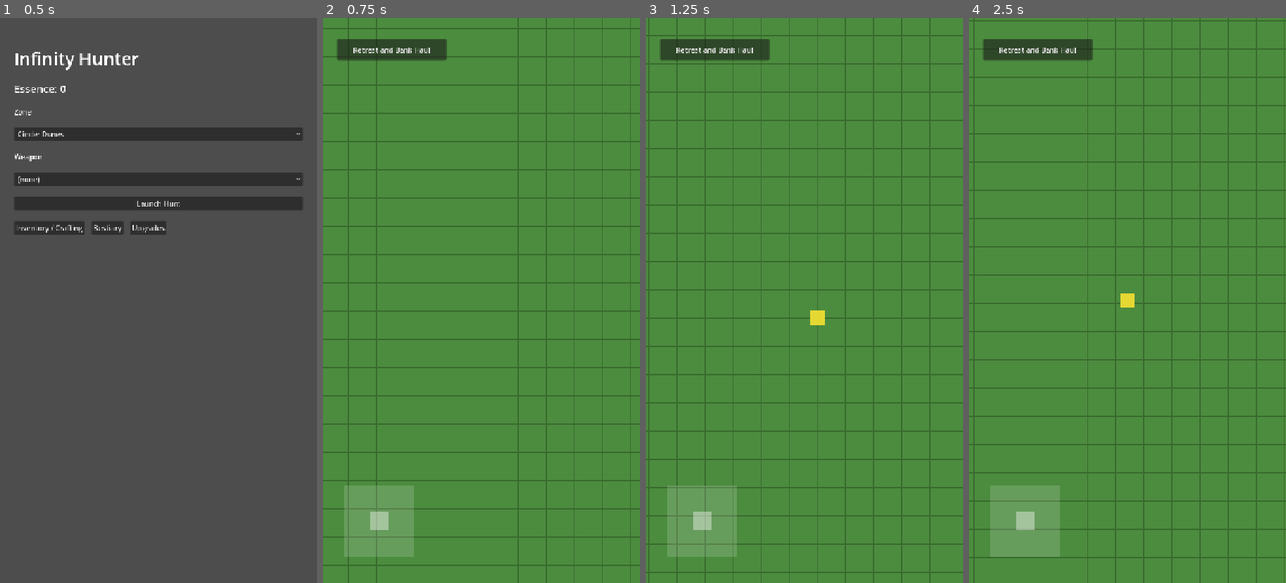
Above: before the commit, frames 1-4 (left to right).
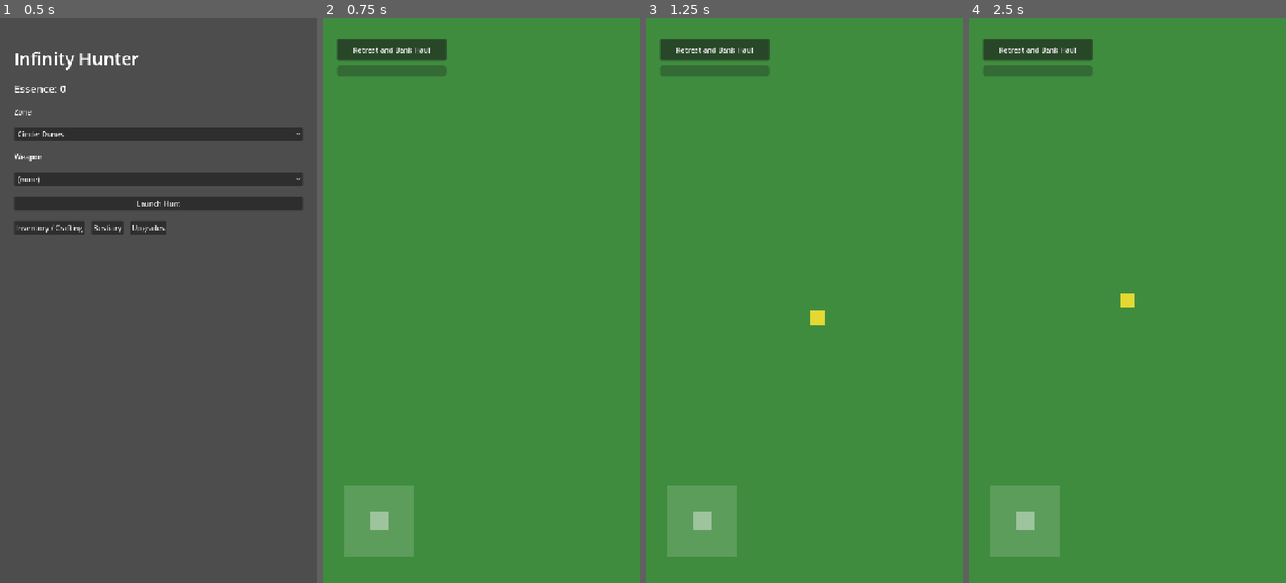
Above: after the commit, the same moments.

Repository: taigamura/infinity-hunter
Game: Godot game, scene res://src/ui/launch/launch_screen.tscn
The game is run twice, just before and just after one commit, with the same random seed, the same clock (stepped at 60 frames per second) and the same inputs.
Inputs (mouse positions are in pixels of both pictures, inside the frame that each line leads up to):
- Up to frame 1 (0.5 s): no input
- Up to frame 2 (0.75 s): click "Launch Hunt" at 0.5 s
- Up to frame 3 (1.25 s): no input
- Up to frame 4 (2.5 s): drag from (1026, 520) to (1159, 176) at 1.27 s; drag from (1064, 328) to (1111, 413) at 2.02 s

Frame 1 is identical in both runs. In frame 2, 7.8% of the frame differs, in the area x 0-100%, y 0-100%; in frame 3, 9.3%; in frame 4, 8.9%.

Commit message:
Wire encounter gauge into overworld: tier-under-character ticks EncounterSystem + HUD (#20)
Verdant Fields now paints real danger tiers (center-safe, edge-dangerous via
OverworldTierLayout) instead of a uniform map. Each walking frame reads the
tier under the character, ticks EncounterSystem, and updates a gauge
ProgressBar; on fire it band-picks a monster and stashes it as
GameState.pending_monster (stub hand-off; combat overlay lands in #21).

Diff:
--- /dev/null
+++ b/src/systems/overworld_tier_layout.gd
@@ -0,0 +1,27 @@
+# OverworldTierLayout — pure placement logic for the Verdant Fields vertical
+# slice (issue #20): buckets a tilemap cell into a danger tier id by distance
+# from the map center (center = safest/lowest tier, edges = most dangerous),
+# so EncounterSystem sees a real spread of tiers to tick against instead of a
+# uniform map. No scene/Node dependency, so it is headless-testable like
+# EncounterSystem/NodeMap.
+class_name OverworldTierLayout
+extends RefCounted
+
+const CORNER_DIST := sqrt(2.0)
+
+# Returns the tier id (from `sorted_tier_ids`, ascending by danger) that
+# `cell` falls into, given a `map_cols` x `map_rows` grid. Falls back to 0
+# when `sorted_tier_ids` is empty.
+static func tier_for_cell(cell: Vector2i, map_cols: int, map_rows: int, sorted_tier_ids: Array) -> int:
+	if sorted_tier_ids.is_empty():
+		return 0
+
+	var center := Vector2(map_cols, map_rows) / 2.0
+	var nx := (cell.x + 0.5 - center.x) / center.x
+	var ny := (cell.y + 0.5 - center.y) / center.y
+	var dist := sqrt(nx * nx + ny * ny)
+	var normalized := clampf(dist / CORNER_DIST, 0.0, 1.0)
+
+	var bucket := int(normalized * sorted_tier_ids.size())
+	bucket = clampi(bucket, 0, sorted_tier_ids.size() - 1)
+	return sorted_tier_ids[bucket]
--- a/src/ui/game_state.gd
+++ b/src/ui/game_state.gd
@@ -12,6 +12,7 @@
 var zones: Dictionary = {} # id -> ZoneDef
 var companions: Dictionary = {} # id -> CompanionDef
 var materials: Dictionary = {} # id -> MaterialDef
+var tier_tables: Dictionary = {} # zone_id -> TierTableDef
 
 var save_state: Dictionary = {}
 var inventory: Inventory
@@ -34,6 +35,7 @@
 	zones = _load_dir("res://data/zones", ZoneDef.from_dict)
 	companions = _load_dir("res://data/companions", CompanionDef.from_dict)
 	materials = _load_dir("res://data/materials", MaterialDef.from_dict)
+	tier_tables = _load_dir("res://data/tiers", TierTableDef.from_dict)
 
 func _load_dir(path: String, from_dict_fn: Callable) -> Dictionary:
 	var result := DataLoader.load_directory(path, from_dict_fn)
--- a/src/ui/overworld/overworld_screen.gd
+++ b/src/ui/overworld/overworld_screen.gd
@@ -1,14 +1,17 @@
-# OverworldScreen — walkable Verdant Fields: a TileMap for the zone, a
-# character body driven by joystick + keyboard input (OverworldMovement), and
-# a following Camera2D. Retreat banks the run via the existing
-# RunState.retreat() -> GameState.settle_run path and returns to launch, same
-# as the old node-map. No encounters/combat yet (issue #19); the gauge-driven
-# encounter overlay lands in a later slice without touching this scene's
-# movement/retreat wiring.
+# OverworldScreen — walkable Verdant Fields: a TileMap painted with danger
+# tiers (OverworldTierLayout), a character body driven by joystick + keyboard
+# input (OverworldMovement), a following Camera2D, and the encounter gauge
+# HUD. Every physics frame reads the tier under the character, ticks
+# EncounterSystem, and updates the gauge bar; on fire it band-picks a monster
+# via EncounterSystem.pick_monster (issue #20 — stub hand-off only, combat
+# overlay lands in #21). Retreat still banks the run via the existing
+# RunState.retreat() -> GameState.settle_run path and returns to launch.
 extends Node2D
 
 const OverworldMovement = preload("res://src/systems/overworld_movement.gd")
 const OverworldTileset = preload("res://src/ui/overworld/overworld_tileset.gd")
+const OverworldTierLayout = preload("res://src/systems/overworld_tier_layout.gd")
+const EncounterSystem = preload("res://src/systems/encounter_system.gd")
 
 const TILE_SIZE := 64
 const MAP_COLS := 30
@@ -20,8 +23,13 @@
 @onready var camera: Camera2D = %Camera
 @onready var joystick: Control = %Joystick
 @onready var retreat_button: Button = %RetreatButton
+@onready var gauge_bar: ProgressBar = %GaugeBar
 
 var _map_size: Vector2
+var _tier_ids: Array = [0]
+var _tier_table: TierTableDef = null
+var _gauge := 0.0
+var _rng := RandomNumberGenerator.new()
 
 func _ready() -> void:
 	var run: RunState = GameState.current_run
@@ -29,6 +37,8 @@
 		get_tree().change_scene_to_file("res://src/ui/launch/launch_screen.tscn")
 		return
 
+	_rng.randomize()
+	_tier_table = GameState.tier_tables.get(run.zone_id)
 	_build_tilemap()
 	_build_character_sprite()
 	_map_size = Vector2(MAP_COLS * TILE_SIZE, MAP_ROWS * TILE_SIZE)
@@ -38,12 +48,22 @@
 	camera.limit_right = int(_map_size.x)
 	camera.limit_bottom = int(_map_size.y)
 	retreat_button.pressed.connect(_on_retreat_pressed)
+	gauge_bar.min_value = 0.0
+	gauge_bar.max_value = EncounterSystem.GAUGE_THRESHOLD
+	gauge_bar.value = 0.0
 
 func _build_tilemap() -> void:
-	tile_map.tile_set = OverworldTileset.build(TILE_SIZE)
+	if _tier_table != null:
+		_tier_ids = _tier_table.tiers.keys().map(func(k): return int(k))
+		_tier_ids.sort()
+	else:
+		_tier_ids = [0]
+	tile_map.tile_set = OverworldTileset.build(TILE_SIZE, _tier_ids)
 	for x in range(MAP_COLS):
 		for y in range(MAP_ROWS):
-			tile_map.set_cell(0, Vector2i(x, y), 0, Vector2i.ZERO)
+			var cell := Vector2i(x, y)
+			var tier_id := OverworldTierLayout.tier_for_cell(cell, MAP_COLS, MAP_ROWS, _tier_ids)
+			tile_map.set_cell(0, cell, tier_id, Vector2i.ZERO)
 
 # Placeholder programmer-art marker (solid square) so the character reads
 # against the tilemap without a hand-authored sprite asset.
@@ -59,6 +79,26 @@
 	var joystick_vector: Vector2 = joystick.output_vector if joystick != null else Vector2.ZERO
 	var direction := OverworldMovement.combine_input(keyboard_vector, joystick_vector)
 	character.position = OverworldMovement.step(character.position, direction, delta, _map_size)
+	if direction != Vector2.ZERO:
+		_tick_encounter()
+
+func _tick_encounter() -> void:
+	var cell := tile_map.local_to_map(character.position)
+	var tier_id := tile_map.get_cell_source_id(0, cell)
+	var tier_params: Dictionary = _tier_table.tier_params(tier_id) if _tier_table != null else {}
+
+	var result := EncounterSystem.tick(tier_params, _gauge, _rng)
+	_gauge = result["gauge"]
+	gauge_bar.value = _gauge
+
+	if result["fired"]:
+		var run: RunState = GameState.current_run
+		var zone: ZoneDef = GameState.zones.get(run.zone_id)
+		var monster_id := EncounterSystem.pick_monster(zone, tier_params, GameState.monsters, _rng)
+		if monster_id != "":
+			GameState.pending_monster = GameState.monsters[monster_id]
+			GameState.mark_bestiary_seen(monster_id)
+			print("Overworld encounter fired: ", monster_id)
 
 func _on_retreat_pressed() -> void:
 	var run: RunState = GameState.current_run
--- a/src/ui/overworld/overworld_screen.tscn
+++ b/src/ui/overworld/overworld_screen.tscn
@@ -36,6 +36,14 @@
 offset_bottom = 96.0
 text = "Retreat and Bank Haul"
 
+[node name="GaugeBar" type="ProgressBar" parent="UI"]
+unique_name_in_owner = true
+offset_left = 32.0
+offset_top = 108.0
+offset_right = 280.0
+offset_bottom = 132.0
+show_percentage = false
+
 [node name="Joystick" type="Control" parent="UI"]
 unique_name_in_owner = true
 anchors_preset = 2
--- a/src/ui/overworld/overworld_tileset.gd
+++ b/src/ui/overworld/overworld_tileset.gd
@@ -1,21 +1,28 @@
-# OverworldTileset — builds a single-tile placeholder TileSet at runtime from
-# assets/sprites/placeholder_tile.png (regenerate via
-# scripts/gen_placeholder_tile.gd), same "load a proxy texture, assemble the
-# resource in code" pattern as MonsterSpriteSheet. Swapping a real tileset PNG
-# in at that path needs no code change. Manual-verify only (rendering).
+# OverworldTileset — builds a placeholder TileSet at runtime, one solid-color
+# procedural tile per danger tier (green -> red as tier id rises), same
+# "assemble the resource in code" pattern as MonsterSpriteSheet. The atlas
+# source id IS the tier id, so the scene can read the tier under the
+# character straight off TileMap.get_cell_source_id with no separate lookup
+# table. Manual-verify only (rendering).
 class_name OverworldTileset
 extends RefCounted
 
-const PLACEHOLDER_PATH := "res://assets/sprites/placeholder_tile.png"
-
-static func build(tile_size: int) -> TileSet:
-	var texture := load(PLACEHOLDER_PATH) as Texture2D
+static func build(tile_size: int, tier_ids: Array) -> TileSet:
 	var tile_set := TileSet.new()
 	tile_set.tile_size = Vector2i(tile_size, tile_size)
 
-	var source := TileSetAtlasSource.new()
-	source.texture = texture
-	source.texture_region_size = Vector2i(tile_size, tile_size)
-	source.create_tile(Vector2i.ZERO)
-	tile_set.add_source(source, 0)
+	for i in range(tier_ids.size()):
+		var tier_id: int = tier_ids[i]
+		var source := TileSetAtlasSource.new()
+		source.texture = _tier_texture(tile_size, i, tier_ids.size())
+		source.texture_region_size = Vector2i(tile_size, tile_size)
+		source.create_tile(Vector2i.ZERO)
+		tile_set.add_source(source, tier_id)
 	return tile_set
+
+static func _tier_texture(tile_size: int, index: int, tier_count: int) -> ImageTexture:
+	var t := float(index) / maxf(float(tier_count - 1), 1.0)
+	var color := Color(0.25 + 0.55 * t, 0.55 - 0.35 * t, 0.25 - 0.15 * t)
+	var img := Image.create(tile_size, tile_size, false, Image.FORMAT_RGBA8)
+	img.fill(color)
+	return ImageTexture.create_from_image(img)
--- /dev/null
+++ b/tests/unit/test_overworld_tier_layout.gd
@@ -0,0 +1,30 @@
+# Tests for OverworldTierLayout (src/systems/overworld_tier_layout.gd):
+# center-safe, edge-dangerous tier bucketing by cell distance.
+extends "res://tests/test_case.gd"
+
+const OverworldTierLayout = preload("res://src/systems/overworld_tier_layout.gd")
+
+func test_center_cell_gets_lowest_tier() -> void:
+	var tier_id := OverworldTierLayout.tier_for_cell(Vector2i(15, 20), 30, 40, [0, 1, 2])
+	assert_eq(tier_id, 0)
+
+func test_corner_cell_gets_highest_tier() -> void:
+	var tier_id := OverworldTierLayout.tier_for_cell(Vector2i(0, 0), 30, 40, [0, 1, 2])
+	assert_eq(tier_id, 2)
+
+func test_tier_rises_monotonically_with_distance_from_center() -> void:
+	var tiers := [0, 1, 2]
+	var prev_tier := OverworldTierLayout.tier_for_cell(Vector2i(15, 20), 30, 40, tiers)
+	for step in range(1, 15):
+		var cell := Vector2i(15 + step, 20)
+		var tier_id := OverworldTierLayout.tier_for_cell(cell, 30, 40, tiers)
+		assert_true(tier_id >= prev_tier, "tier should not decrease moving away from center")
+		prev_tier = tier_id
+
+func test_non_sequential_tier_ids_are_respected() -> void:
+	var tier_id := OverworldTierLayout.tier_for_cell(Vector2i(15, 20), 30, 40, [5, 9])
+	assert_eq(tier_id, 5)
+
+func test_empty_tier_ids_falls_back_to_zero() -> void:
+	var tier_id := OverworldTierLayout.tier_for_cell(Vector2i(0, 0), 30, 40, [])
+	assert_eq(tier_id, 0)
Not shown, added: src/systems/overworld_tier_layout.gd.uid
Not shown, added: tests/unit/test_overworld_tier_layout.gd.uid
Not shown, changed: .ralph/fix_plan.md
